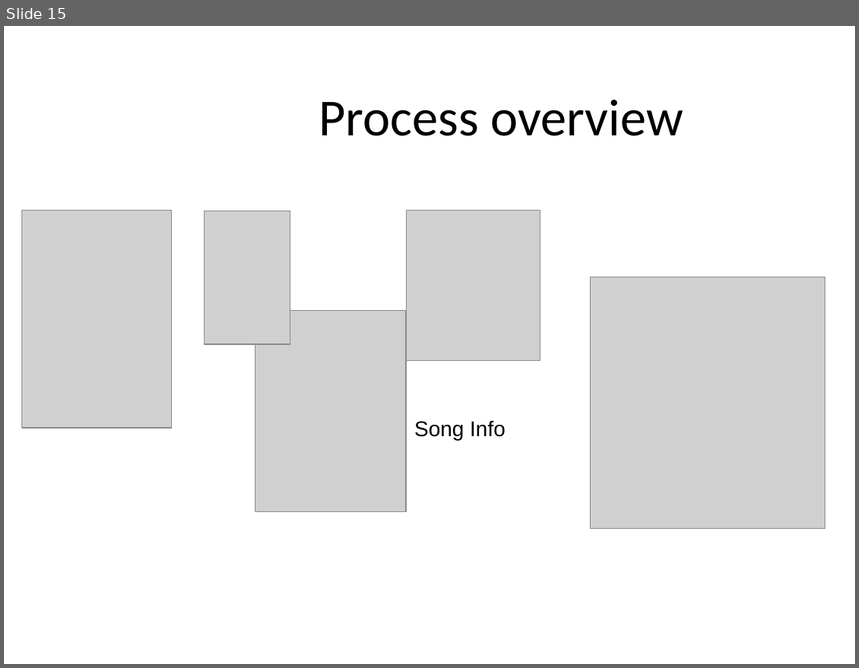
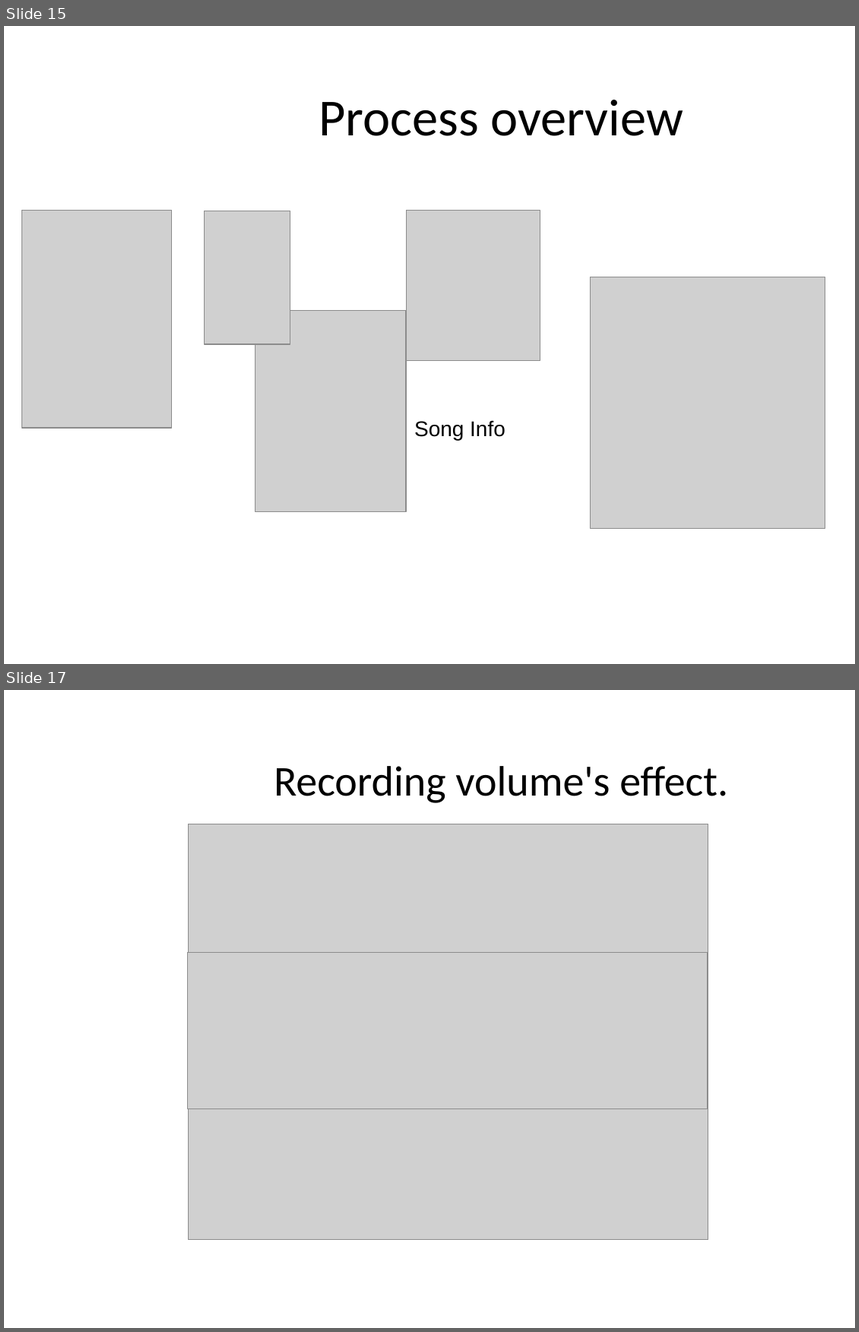
Before and after one commit to master20151121/mmoments, a slide deck: Mobile Musical Moments.ppt. Shown one above the other, each under a label of ours: slide 15 before the commit, slides 15 and 17 after it; the slides between them are not shown. The pictures are 859x668 and 859x1332 pixels, drawn with LibreOffice and Linux fonts; fonts in the diff are those of the drawing; grey boxes stand for pictures; background and template pictures are left out. Boxes give left, top, right and bottom in pixels: in the first picture for what was removed or moved away, otherwise in the second. Text is boxed around its words. In the diff, an @@ line names an element or a change of style, - is before the commit and + after.

```diff
--- a/Mobile Musical Moments.ppt
+++ b/Mobile Musical Moments.ppt
@@ slide 17 added at [4, 690, 855, 1328], background #FFFFFF @@
@@ text added at [274, 766, 728, 803], 36 pt, text #000000 @@
+Recording volume's effect.
@@ picture added at [188, 824, 708, 1240] @@
@@ picture added at [188, 953, 708, 1109] @@
```
Also in this commit, not shown: 1 other slide added.
